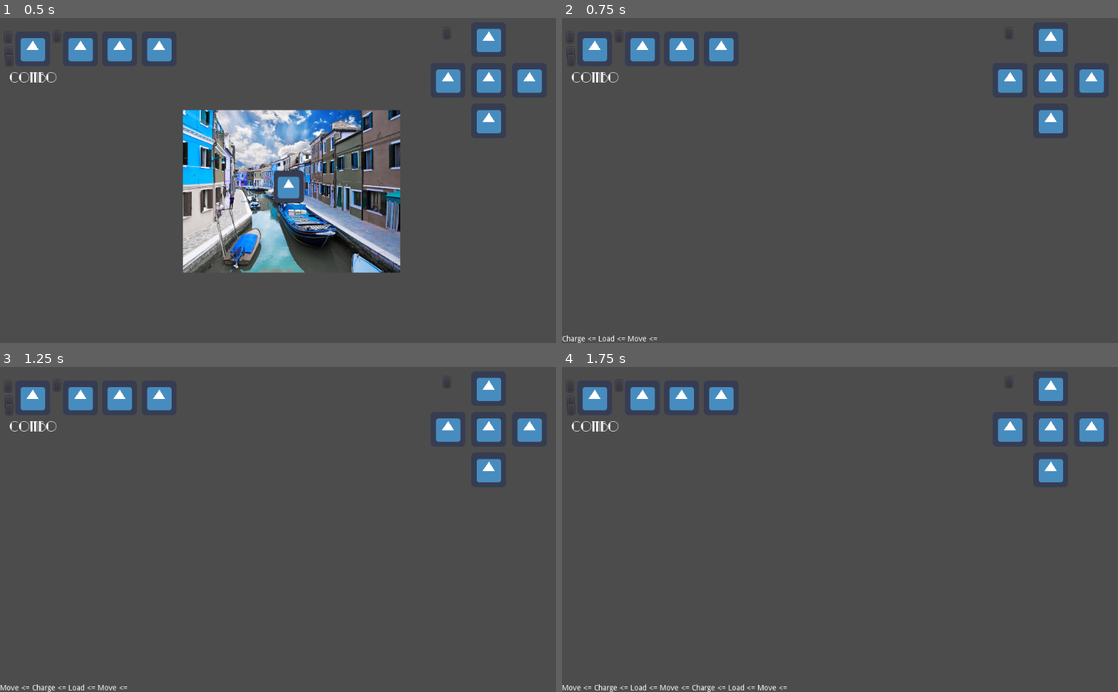
Above: before the commit, frames 1-4 (two rows, left to right).
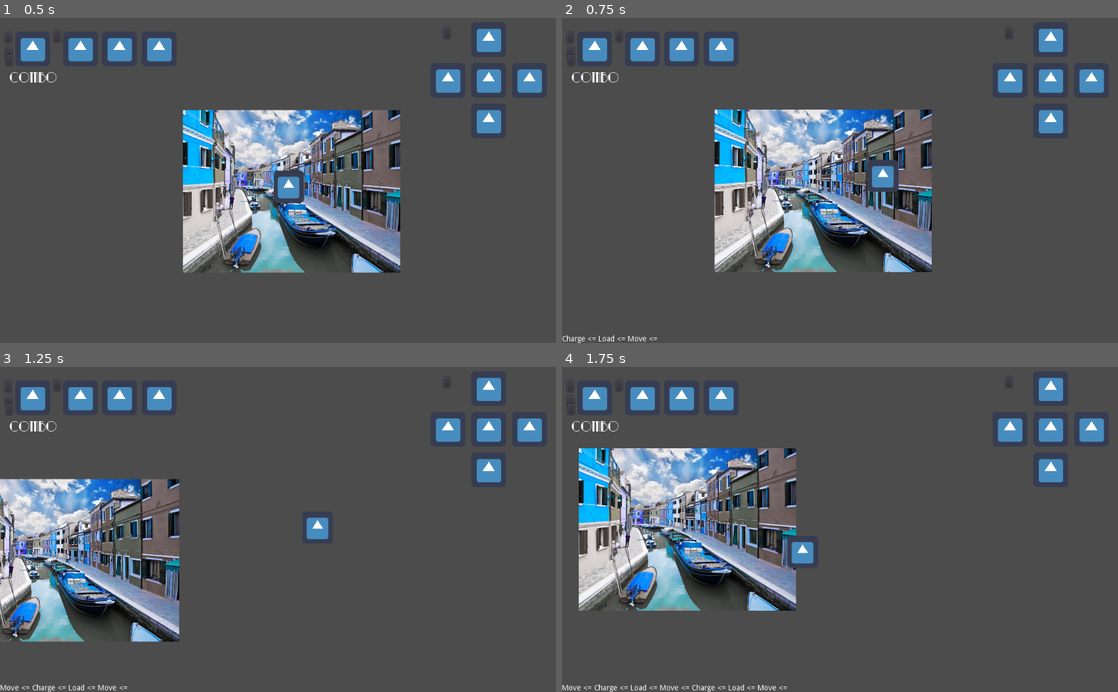
Above: after the commit, the same moments.

Repository: andrebariani/gmtk2022
Game: Godot game, scene res://src/Main.tscn
Same seed, same stepped clock (60 frames per second), same inputs: the game is played once before the commit and once after it. The engine's default icon, where the game draws it, is replaced by a stand-in: a white triangle on a blue panel in a dark square.
Inputs (mouse positions are in pixels of both pictures, inside the frame that each line leads up to):
- Up to frame 1 (0.5 s): no input
- Up to frame 2 (0.75 s): move the mouse to (962, 164) at 0.52 s; hold D (move_right) from 0.53 s (still down); click (962, 164) at 0.6 s
- Up to frame 3 (1.25 s): keep holding D (move_right)
- Up to frame 4 (1.75 s): move the mouse to (728, 545) at 1.27 s; release D (move_right) at 1.28 s; hold S (move_down) from 1.28 s (still down); click (728, 545) at 1.35 s

Frame 1 is identical in both runs. In frame 2, 17% of the frame differs, in the area x 27-67%, y 28-79%; in frame 3, 14%; in frame 4, 17%, in the area x 3-46%, y 25-75%.

Commit message:
player charge

Diff:
--- a/src/entities/player/Player.gd
+++ b/src/entities/player/Player.gd
@@ -18,6 +18,7 @@
 var is_rolling = false
 
 export (int) var CHARGE_SPEED = 3000
+onready var charge_speed = CHARGE_SPEED
 
 var look_vector = Vector2.ZERO
 
@@ -56,7 +57,7 @@
 
 func _physics_process(delta):
 	look_vector = get_global_mouse_position() - global_position
-	move_and_collide(knockback)
+	move_and_collide(knockback * delta)
 	knockback = lerp(knockback, Vector2.ZERO, 0.1)
 
 	update_timers()
--- a/src/entities/player/Player.tscn
+++ b/src/entities/player/Player.tscn
@@ -16,8 +16,9 @@
 
 [node name="Player" type="KinematicBody2D"]
 script = ExtResource( 2 )
-WALK_SPEED = 30000
-ROLL_SPEED = 60000
+WALK_SPEED = 40000
+ROLL_SPEED = 90000
+CHARGE_SPEED = 240000
 
 [node name="Sprite" type="Sprite" parent="."]
 scale = Vector2( -1.76057, 1.84375 )
@@ -47,6 +48,7 @@
 
 [node name="Load" type="Node" parent="StateMachine"]
 script = ExtResource( 9 )
+shake_amount = 250
 
 [node name="Charge" type="Node" parent="StateMachine"]
 script = ExtResource( 10 )
--- a/src/entities/player/states/Charge.gd
+++ b/src/entities/player/states/Charge.gd
@@ -1,6 +1,8 @@
 extends State
 
 var look_vector
+
+var starting_load = 0
 
 func begin():
 	if !e.enablers.charge:
@@ -8,14 +10,25 @@
 		return
 
 	look_vector = (e.get_global_mouse_position() - e.global_position).normalized()
+	e.current_speed = e.charge_speed
+	e.has_dir_control = false
+	starting_load = e.load_amount
 
 
 func run(delta):
-	e.apply_velocity(look_vector * e.CHARGE_SPEED * delta)
+	e.apply_velocity(look_vector * delta)
 
-	e.load_amount -= delta
+	e.current_speed = lerp(e.charge_speed, e.walk_speed,
+		1 - e.load_amount/starting_load)
+	e.load_amount -= delta*2
 	if e.load_amount <= 0:
 		if e.get_input('dirv') == Vector2.ZERO:
 			end("Idle")
 		else:
 			end("Move")
+
+
+func before_end(_next_state: String):
+	e.current_speed = e.walk_speed
+	e.has_dir_control = true
+	e.take_knockback(look_vector * 1500)
--- a/src/entities/player/states/Load.gd
+++ b/src/entities/player/states/Load.gd
@@ -1,7 +1,9 @@
 extends State
 
 export var shake_amount = 20
+export var shake_frequency = 50
 var shaking = false
+var load_min = 0.25
 var load_max = 0.75
 
 var clock = 0
@@ -22,16 +24,19 @@
 		e.load_amount += delta
 		if e.load_amount > load_max:
 			e.load_amount = load_max
-			target_position = center
+			#target_position = center
 			shaking = false
 
 		clock += delta
-		if clock > load_max/10:
+		if clock > load_max/shake_frequency:
+			clock = 0
 			target_position = center + Vector2(rand_range(-shake_amount, shake_amount),
 									rand_range(-shake_amount, shake_amount))
 
-	e.position = lerp(e.position, target_position, delta)
+		e.position = lerp(e.position, target_position, delta)
 
 
 	if e.get_input('charge_released'):
+		if e.load_amount < load_min:
+			e.load_amount = load_min
 		end("Charge")
